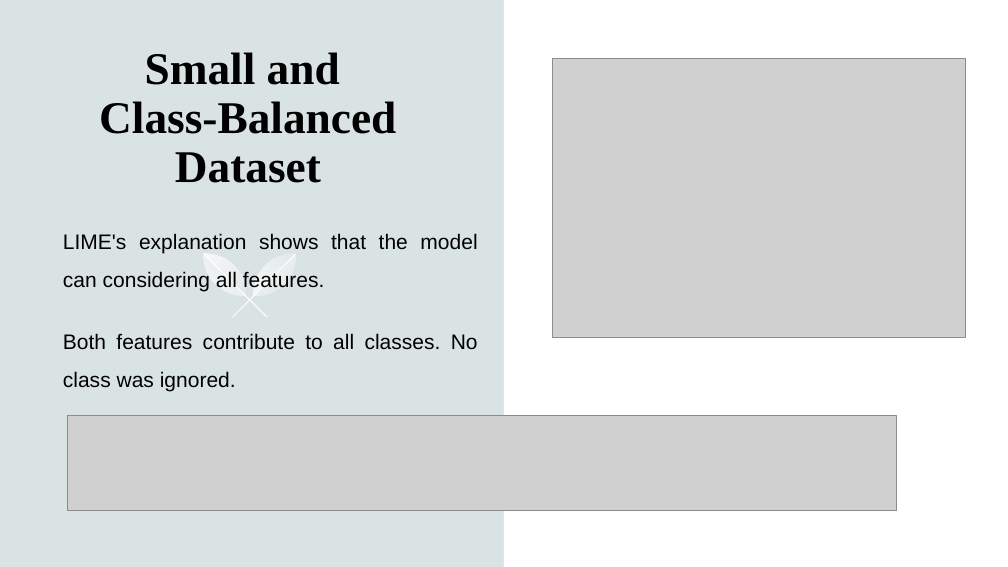
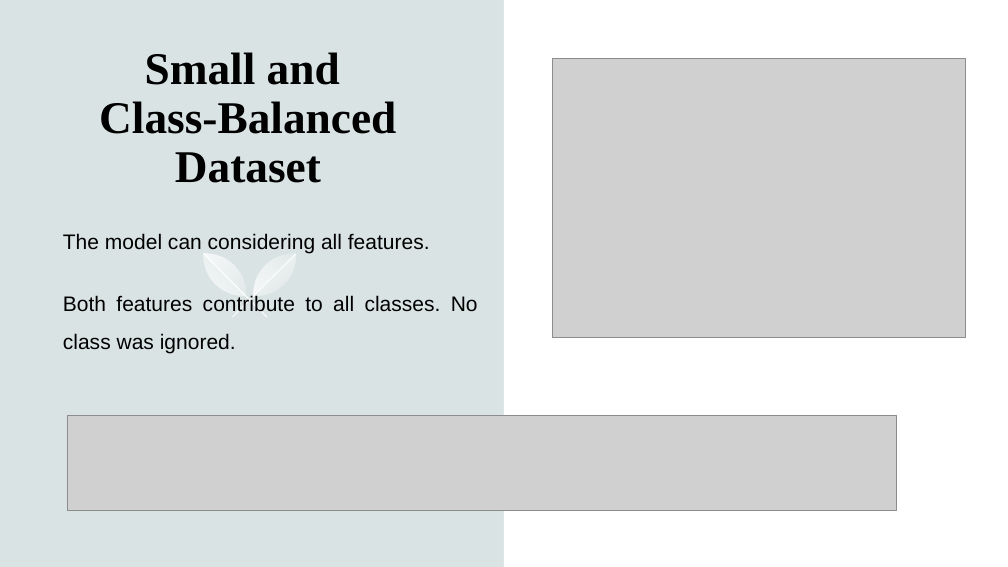
Before and after one commit to hennypurwadi/Imbalanced-or-Balanced-Dataset-Composition, a slide deck: slide 18 of 202370140_XAI_Presentation_1.pptx. Drawn at 1008x567 pixels with LibreOffice and Linux fonts; fonts in the diff are those of the drawing; grey boxes stand for pictures. Boxes give left, top, right and bottom in pixels: in the first picture for what was removed or moved away, otherwise in the second. Text is boxed around its words. In the diff, an @@ line names an element or a change of style, - is before the commit and + after.

```diff
--- a/202370140_XAI_Presentation_1.pptx
+++ b/202370140_XAI_Presentation_1.pptx
@@ text at [63,233,430,254]: text changed @@
-LIME's explanation shows that the model can considering all features.
+The model can considering all features.
```
Also in this commit, not shown: 7 other slides changed, 1 other file.
